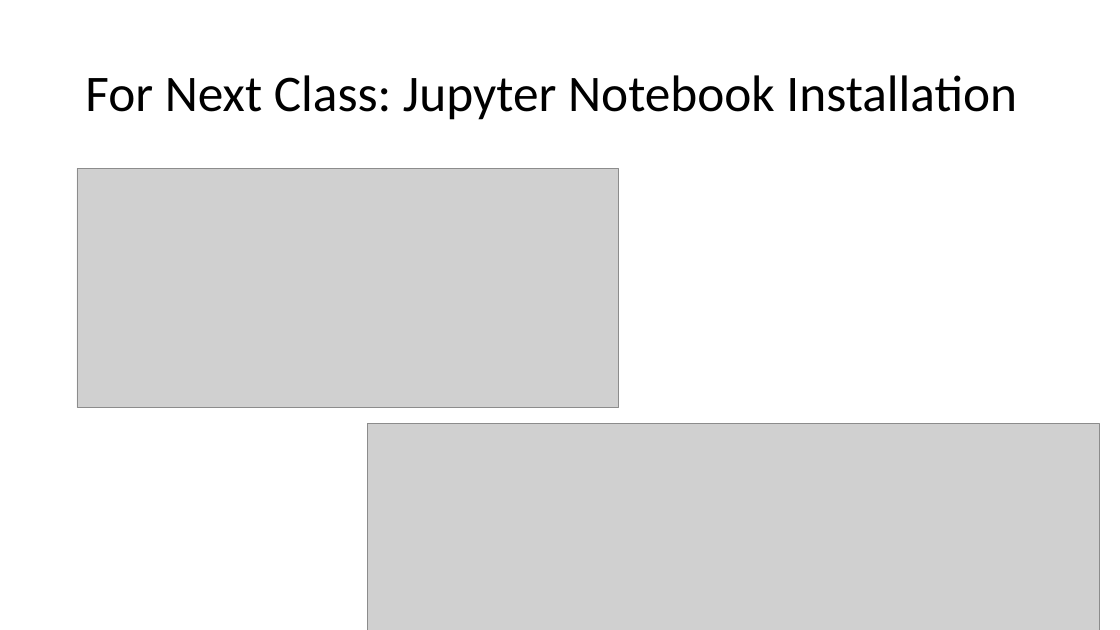
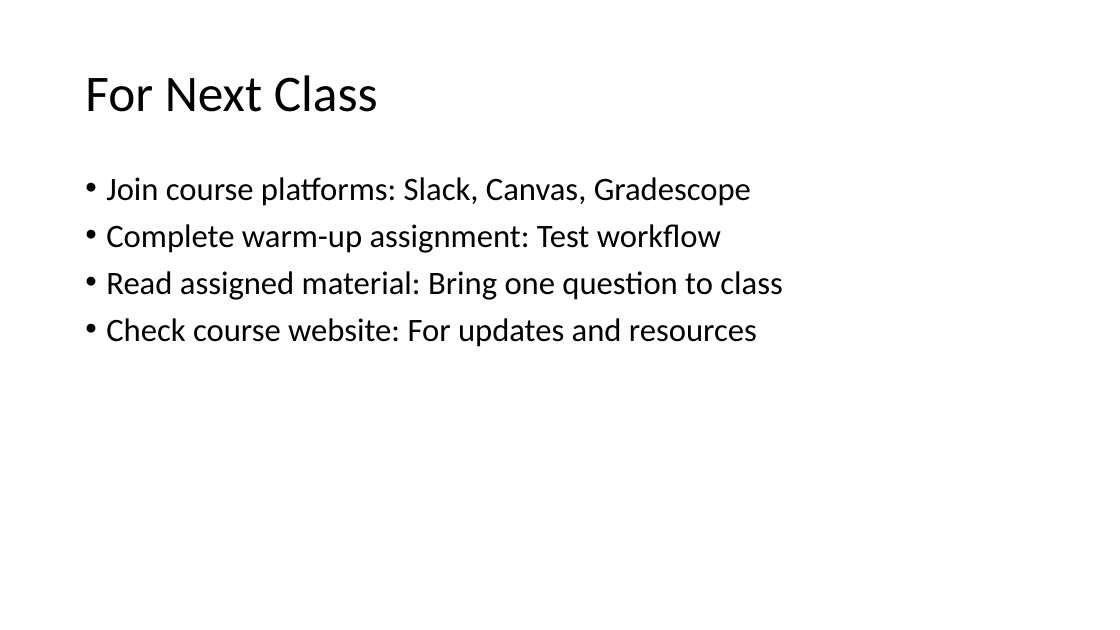
Before and after one commit to noise-lab/ml-systems, a slide deck: slide 13 of docs/slides/01-intro.pptx. Drawn at 1120x630 pixels with LibreOffice and Linux fonts; fonts in the diff are those of the drawing; grey boxes stand for pictures. Boxes give left, top, right and bottom in pixels: in the first picture for what was removed or moved away, otherwise in the second. Text is boxed around its words. In the diff, an @@ line names an element or a change of style, - is before the commit and + after.

```diff
--- a/docs/slides/01-intro.pptx
+++ b/docs/slides/01-intro.pptx
@@ title at bbox=[85, 75, 378, 112]: text changed @@
-For Next Class: Jupyter Notebook Installation
+For Next Class
@@ picture removed at bbox=[77, 168, 619, 408] @@
@@ text added at bbox=[106, 177, 782, 347], 28 pt, text #000000 @@
+• Join course platforms: Slack, Canvas, Gradescope
+• Complete warm-up assignment: Test workflow
+• Read assigned material: Bring one question to class
+• Check course website: For updates and resources
@@ picture removed at bbox=[368, 423, 1100, 630] @@
```
Also in this commit, not shown: 2 other slides changed, 1 other file.
